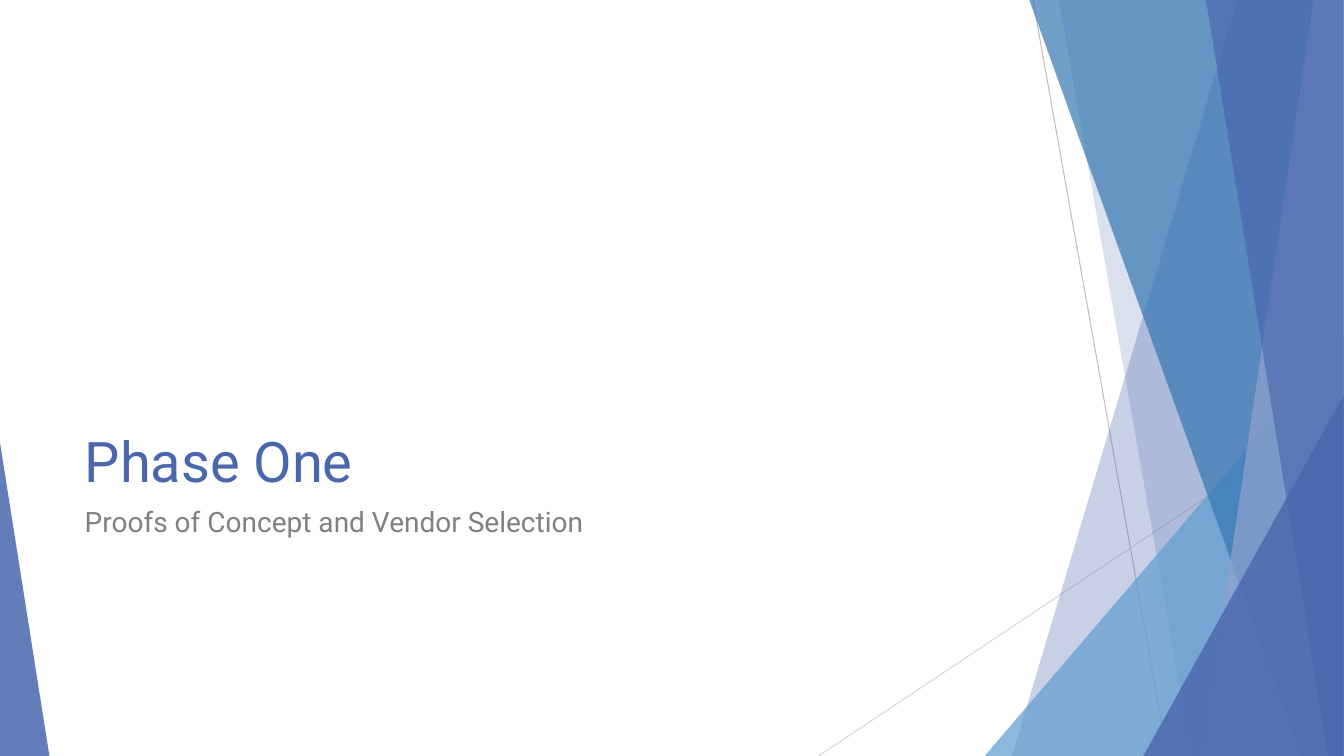
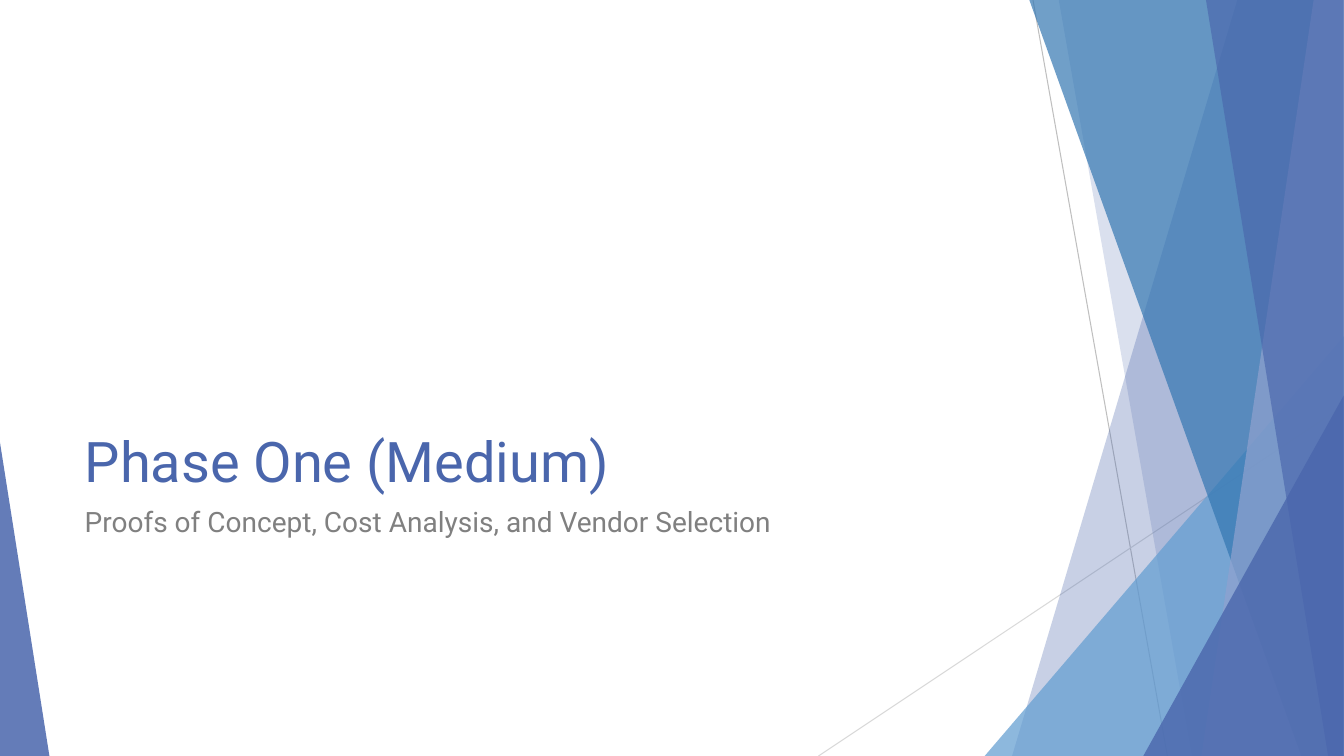
Before and after one commit to EnterpriseProductsLP/docker-straw-man, a slide deck: slide 6 of presentation.pptx (slide 5 before the commit). Drawn at 1344x756 pixels with LibreOffice and Linux fonts; fonts in the diff are those of the drawing. Boxes give left, top, right and bottom in pixels: in the first picture for what was removed or moved away, otherwise in the second. Text is boxed around its words. In the diff, an @@ line names an element or a change of style, - is before the commit and + after.

```diff
--- a/presentation.pptx
+++ b/presentation.pptx
@@ title at (85,437,608,495): text changed @@
-Phase One
+Phase One (Medium)
@@ text at (85,511,770,538): text changed @@
-Proofs of Concept and Vendor Selection
+Proofs of Concept, Cost Analysis, and Vendor Selection
```
Also in this commit, not shown: 2 other slides changed, 12 slides added.
